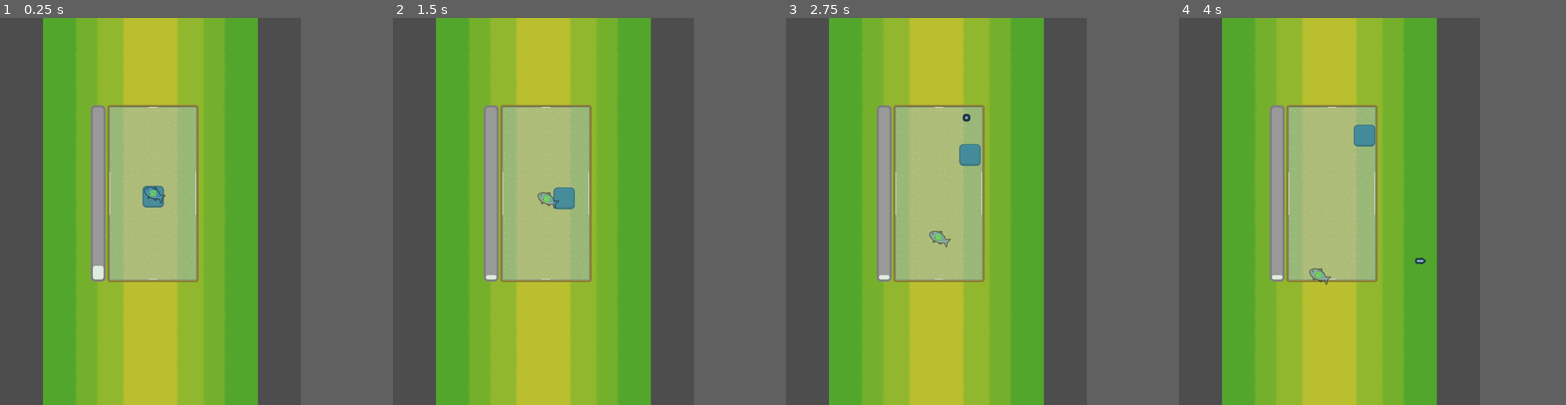
Above: before the commit, frames 1-4 (left to right).
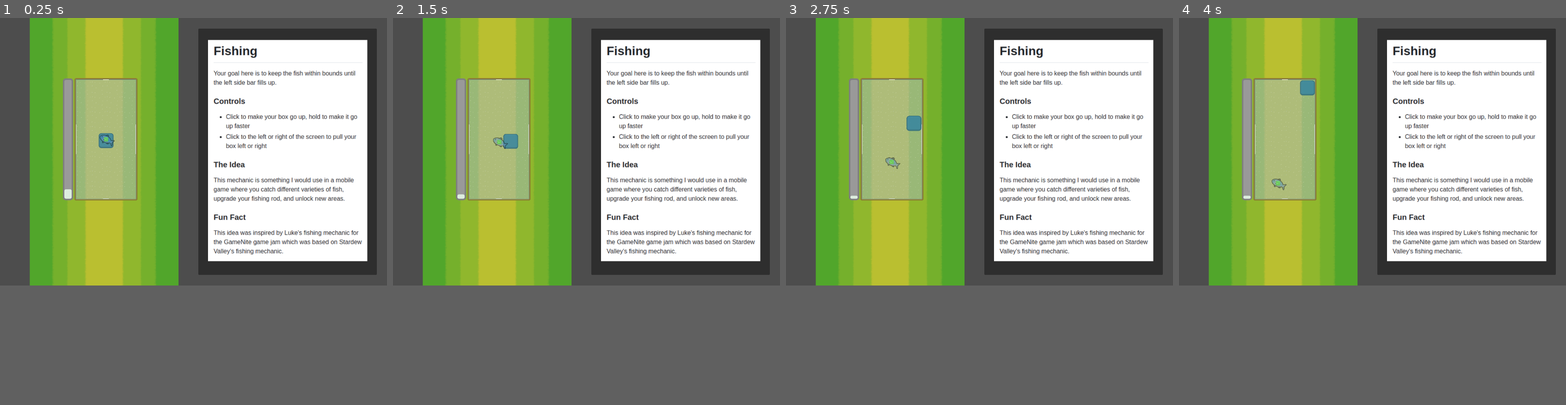
Above: after the commit, the same moments.

Repository: westonkelliher/GodotDemos
Game: Godot game, scene res://main.tscn
Two runs of this game, one before a commit and one after it. Both use one fixed random seed, a clock stepped at 60 frames per second and the inputs below.
Inputs (mouse positions are in pixels of both pictures, inside the frame that each line leads up to):
- Up to frame 1 (0.25 s): no input
- Up to frame 2 (1.5 s): move the mouse to (609, 192) at 0.52 s; press the mouse at (609, 192) at 0.53 s; move the mouse to (482, 230) at 1.27 s; release the mouse at (482, 230) at 1.28 s; click (482, 230) at 1.35 s
- Up to frame 3 (2.75 s): move the mouse to (967, 126) at 2.02 s; press the mouse at (967, 126) at 2.03 s
- Up to frame 4 (4 s): move the mouse to (1314, 288) at 2.77 s; release the mouse at (1314, 288) at 2.78 s; click (1314, 288) at 2.85 s; move the mouse to (1418, 269) at 3.52 s; press the mouse at (1418, 269) at 3.53 s
The window is 622x800 before the commit and 800x553 after it. Grey fills any space a smaller window leaves; there, only what the larger window draws over its background counts as a difference.

The runs differ from the first frame. In frame 1, 68% of the frame differs, in the area x 7-100%, y 0-100%; in frame 2, 68%; in frame 3, 68%; in frame 4, 68%.

Commit message:
Fishing: add readme in-game

Diff:
--- a/Fishing/fish_target.gd
+++ b/Fishing/fish_target.gd
@@ -25,12 +25,13 @@
 	get:
 		return target_height
 
-@export var Y_ACC := 70.0
-@export var X_ACC := 20.0
-@export var Y_MAX_SPEED := 120.0
-@export var X_MAX_SPEED := 40.0
-@export var Y_IMPULSE := 7.0
-@export var X_IMPULSE := 2.5
+const FACTOR = 0.75
+@export var Y_ACC := 70.0*FACTOR
+@export var X_ACC := 20.0*FACTOR
+@export var Y_MAX_SPEED := 120.0*FACTOR
+@export var X_MAX_SPEED := 40.0*FACTOR
+@export var Y_IMPULSE := 7.0*FACTOR
+@export var X_IMPULSE := 2.5*FACTOR
 # NOTE: y axis is turned upside down
 var y_acc := 0.0
 var x_acc := 0.0
--- a/Fishing/main.gd
+++ b/Fishing/main.gd
@@ -17,7 +17,7 @@
 
 func get_x_bias() -> int:
 	var mouse_p := get_viewport().get_mouse_position()
-	var full := get_viewport_rect().size
+	var full := Vector2(700, 900)
 	var float_bias := (mouse_p.x - full.x * 0.5) / (full.x * 0.5)
 	var int_bias := int(float_bias*4.65)
 	if int_bias > 3:
--- a/Fishing/main.tscn
+++ b/Fishing/main.tscn
@@ -1,9 +1,10 @@
-[gd_scene load_steps=14 format=3 uid="uid://t4us4g2gr125"]
+[gd_scene load_steps=15 format=3 uid="uid://t4us4g2gr125"]
 
 [ext_resource type="Script" path="res://main.gd" id="1_fwt04"]
 [ext_resource type="Texture2D" uid="uid://dkqfj7rch7ed6" path="res://bg.png" id="1_l03po"]
 [ext_resource type="PackedScene" uid="uid://ddqrsba884ssx" path="res://rod_bounds.tscn" id="3_wab6c"]
 [ext_resource type="Texture2D" uid="uid://dx47cdb08aa0o" path="res://arrows.png" id="4_s25no"]
+[ext_resource type="Texture2D" uid="uid://bhv2jcu1usln0" path="res://README.png" id="5_ecykh"]
 
 [sub_resource type="AtlasTexture" id="AtlasTexture_sdsts"]
 atlas = ExtResource("4_s25no")
@@ -98,4 +99,16 @@
 text = "You did it!"
 label_settings = SubResource("LabelSettings_73tlb")
 
+[node name="Panel" type="Panel" parent="."]
+layout_mode = 0
+offset_left = 566.0
+offset_top = 36.0
+offset_right = 1166.0
+offset_bottom = 864.0
+
+[node name="README" type="Sprite2D" parent="Panel"]
+position = Vector2(301, 410)
+scale = Vector2(1.29227, 1.29227)
+texture = ExtResource("5_ecykh")
+
 [connection signal="win" from="RodBounds" to="." method="_on_rod_bounds_win"]
--- a/Fishing/project.godot
+++ b/Fishing/project.godot
@@ -12,7 +12,7 @@
 
 config/name="Fishing"
 run/main_scene="res://main.tscn"
-config/features=PackedStringArray("4.2", "Forward Plus")
+config/features=PackedStringArray("4.3", "Forward Plus")
 config/icon="res://icon.svg"
 
 [debug]
@@ -21,7 +21,7 @@
 
 [display]
 
-window/size/viewport_width=700
+window/size/viewport_width=1300
 window/size/viewport_height=900
 
 [input]
--- a/Fishing/rod_target.gd
+++ b/Fishing/rod_target.gd
@@ -28,11 +28,12 @@
 		return target_height
 
 # NOTE: y axis is turned upside down
-@export var y_gravity := -220.0
-@export var y_acceleration := 440.0
-@export var y_impulse := 40.0
-@export var x_base_acc := 50.0
-@export var x_base_impulse := 8.0
+const FACTOR = 0.6
+@export var y_gravity := -220.0*FACTOR
+@export var y_acceleration := 440.0*FACTOR
+@export var y_impulse := 40.0*FACTOR
+@export var x_base_acc := 50.0*FACTOR
+@export var x_base_impulse := 8.0*FACTOR
 @export var bottom_bounce := 0.6
 @export var top_bounce := 0.2
 @export var side_bounce := 0.35
@@ -90,7 +91,7 @@
 
 func get_x_bias() -> int:
 	var mouse_p := get_viewport().get_mouse_position()
-	var full := get_viewport_rect().size
+	var full := Vector2(700, 900)
 	var float_bias := (mouse_p.x - full.x * 0.5) / (full.x * 0.5)
 	var int_bias := int(float_bias*4.65)
 	if int_bias > 3:
Binary file added: Fishing/README.png
Not shown, added: Fishing/README.png.import
